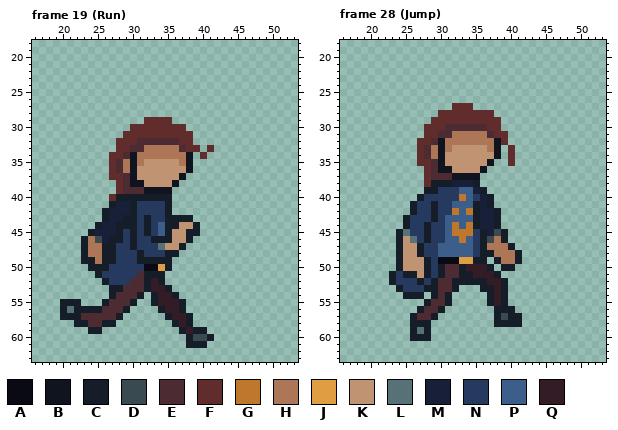
A pixel-art file gets an edit: ArcadePrototype/Assets/Art/Main/Apollo/Apollo.aseprite. Above, as it was before the edit.
64x64 pixels, 55 frames. Shown: frame 19 (Run): x 16..53, y 18..63; frame 28 (Jump): x 16..53, y 18..63. The commit also changed other frames, which this record leaves out.
Visible layers, top first: "GrippingStress", "RightArm", "Head", "Jacket", "Torso", "LeftArm", "RightLeg", "LeftLeg".
Palette (. is transparent): A #090a14  B #10141f  C #151d28  D #394a50  E #4d2b32  F #602c2c  G #be772b  H #ad7757  J #de9e41  K #c09473  L #577277  M #172038  N #253a5e  P #3c5e8b  Q #341c27
Pixels before, frame 19 (Run), first column x 20:
29 ............FFFF......
30 ..........FFFFFFFF....
31 .........FFFFFFFFFF...
32 ........FFFEEEEEEFF...
33 ........FFEEHHHHHEFF.F
34 .......FFEBHHHHHHHB.F.
35 .......FEHBHKKKKKHB...
36 .......FEHBKKKKKKKB...
37 .......FFEBKKKKKKB....
38 ........FEBBKKKKB.....
39 ........FEEEBBBB......
40 .......FCCCCCCCC......
41 .......CMMCNNNNC......
42 ......CMMMCNNNNC......
43 ......CMMCCNCNNCCCC...
44 .....CMMCCCNCNPCCKKC..
45 ....CMMMCNCNCNPCKKCC..
46 ...CHDMCCNCNNCCCKKC...
47 ...CHHCCNNCNNNLKKC....
48 ...CHHCCNNNCNNNCC.....
49 ...CCHCCNNNCCCCC......
50 ....CCCNNNNNAAJC......
51 .....CNNNNNECCC.......
52 ......CNNNEECQC.......
53 .......CCEEECQQC......
54 .......CEEEC.CQQC.....
55 CCC...CEEEC..CQQQC....
56 CLCCCCEEEC....CQQC....
57 CCCEEEEEC......CQQC...
58 ..CCEECC........CQC...
59 ....CC...........CQCC.
60 ..................CDDC
61 ..................CCC.
Pixels before, frame 28 (Jump), first column x 23:
27 .........FFF.......
28 .......FFFFFFFF....
29 ......FFFFFFFFFF...
30 .....FFFEEEEEEFF...
31 .....FFEEHHHHHEFF..
32 ....FFEBHHHHHHHBF..
33 ....FEHBHKKKKKHB.F.
34 ....FEHBKKKKKKKB.F.
35 ....FFEBKKKKKKB..F.
36 .....FEBBKKKKB.....
37 .....FEEEBBBB......
38 .....FCCCMMMC......
39 .....CCNNNPPMC.....
40 ....CNNNNNGPNMC....
41 ...CNNCNNPPPCMC....
42 ...CNNCNNGPGCMMC...
43 ..CNNNCNPPPPCMMC...
44 ..CNNCNNPGPGCMMC...
45 .CLNNCNNPGGGNCMDC..
46 .CKLNCNNPPGPNCDHC..
47 .CKKCNNPPPPPNCHHHC.
48 .CKKCNNPPPPPNCCHHHC
49 .CKKKCNAAAJJCC.CHHC
50 .CKKKCNCEECQQQC.CC.
51 CNCCKCNCEECCQQQC...
52 CNNNCNCEECCCCCQQC..
53 .CNNNCCEEC...CCQC..
54 ..CCC.CEC.....CQC..
55 .....CEEC.....CQC..
56 ....CEEC.......CCC.
57 ...CEEC........CDCC
58 ...CCC.........CCCC
59 ...CLC.............
60 ...CCC.............
Once edited:
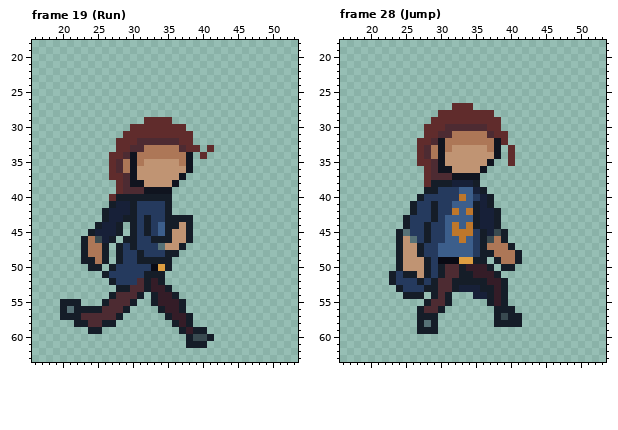
Edits made:
{"where": "frame 19 (Run), layers \"RightArm\", \"Torso\""}
{"frame":19,"y":44,"x":29,"old":"C","new":"."}
{"frame":19,"y":44,"x":38,"old":"KC","new":"C."}
{"frame":19,"y":45,"x":29,"old":"N","new":"."}
{"frame":19,"y":45,"x":39,"old":"C","new":"."}
{"frame":19,"y":46,"x":28,"old":"CN","new":".C"}
{"frame":19,"y":47,"x":27,"old":"CN","new":".C"}
{"frame":19,"y":48,"x":27,"old":"CN","new":".C"}
{"frame":19,"y":49,"x":27,"old":"CN","new":".C"}
{"frame":19,"y":50,"x":26,"old":"CN","new":".C"}
{"frame":19,"y":50,"x":32,"old":"A","new":"N"}
{"frame":19,"y":51,"x":25,"old":"CN","new":".C"}
{"frame":19,"y":51,"x":31,"old":"E","new":"N"}
{"frame":19,"y":52,"x":26,"old":"CN","new":".C"}
{"frame":19,"y":52,"x":30,"old":"E","new":"N"}
{"frame":19,"y":53,"x":27,"old":"C","new":"."}
{"frame":19,"y":53,"x":29,"old":"E","new":"C"}
{"where": "frame 28 (Jump), layers \"Jacket\", \"RightLeg\""}
{"frame":28,"y":53,"x":33,"old":"...","new":"MMM"}
{"frame":28,"y":54,"x":35,"old":"..","new":"MM"}
{"frame":28,"y":57,"x":26,"old":"CEE","new":".CC"}
{"frame":28,"y":58,"x":26,"old":"C","new":"."}
{"frame":28,"y":58,"x":28,"old":"C.","new":"LC"}
{"frame":28,"y":59,"x":26,"old":"CL","new":".C"}
{"frame":28,"y":59,"x":29,"old":".","new":"C"}
{"frame":28,"y":60,"x":26,"old":"CCC","new":"..."}
